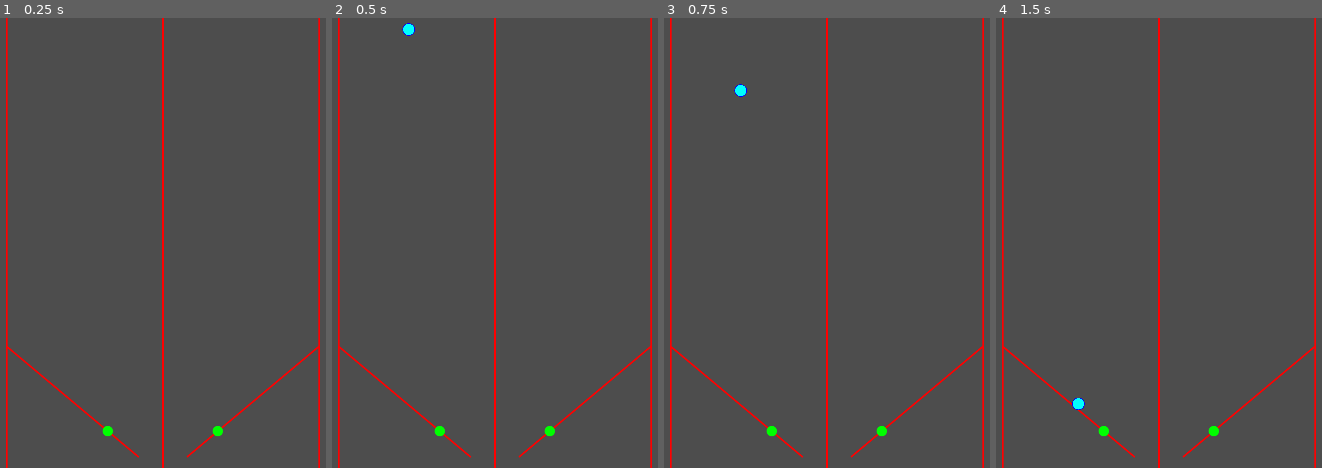
Above: before the commit, frames 1-4 (left to right).
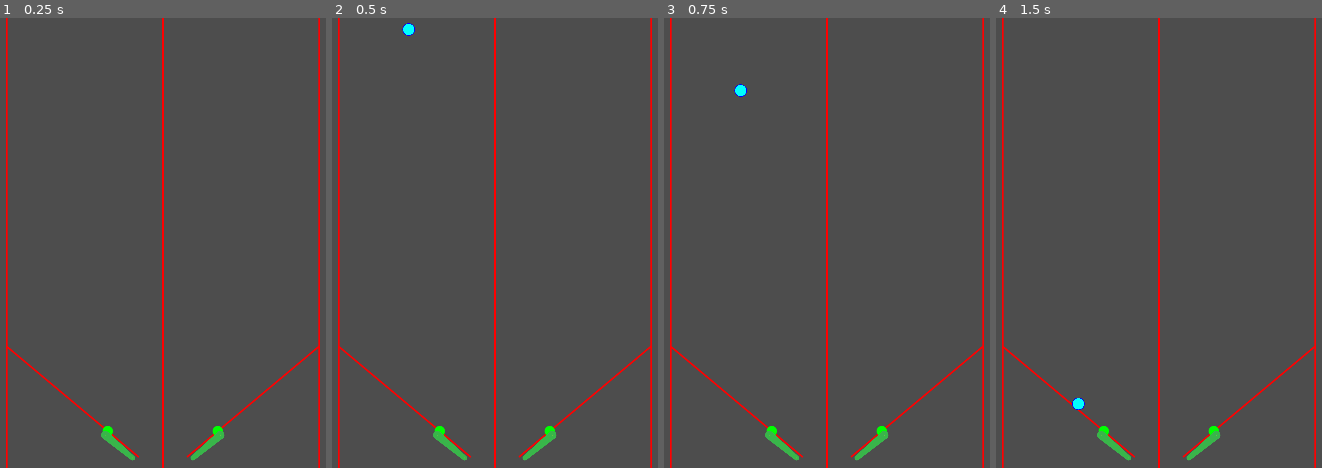
Above: after the commit, the same moments.

Repository: cxhuy/ptd
Game: Godot game, scene res://scenes/game.tscn
Same seed, same stepped clock (60 frames per second), same inputs: the game is played once before the commit and once after it.
Inputs:
- Up to frame 1 (0.25 s): no input
- Up to frame 2 (0.5 s): no input
- Up to frame 3 (0.75 s): no input
- Up to frame 4 (1.5 s): no input

The runs differ from the first frame. In frame 1, 0.4% of the frame differs, in the area x 30-70%, y 91-99%; in frame 2, 0.4%; in frame 3, 0.4%; in frame 4, 0.4%.

Commit message:
feat: add flippers to game scene

Diff:
--- a/scenes/game.tscn
+++ b/scenes/game.tscn
@@ -1,7 +1,9 @@
-[gd_scene load_steps=5 format=3 uid="uid://b4thv8xq7r6q"]
+[gd_scene load_steps=7 format=3 uid="uid://b4thv8xq7r6q"]
 
 [ext_resource type="Texture2D" uid="uid://bf7ls4k68i8td" path="res://sprites/walls.svg" id="1_cy8yf"]
 [ext_resource type="PackedScene" uid="uid://domq6x0q4mfk1" path="res://scenes/ball.tscn" id="2_nc3n3"]
+[ext_resource type="PackedScene" uid="uid://d23liiq5o3xd" path="res://scenes/rightFlipper.tscn" id="3_mdsrv"]
+[ext_resource type="PackedScene" uid="uid://bhfj71qo8alo3" path="res://scenes/leftFlipper.tscn" id="3_mqu62"]
 
 [sub_resource type="RectangleShape2D" id="RectangleShape2D_pyenq"]
 size = Vector2(100, 1080)
@@ -34,3 +36,11 @@
 
 [node name="Ball" parent="." instance=ExtResource("2_nc3n3")]
 position = Vector2(753, -89)
+
+[node name="LeftFlipper" parent="." instance=ExtResource("3_mqu62")]
+position = Vector2(821.5, 1001)
+rotation = 3.83972
+
+[node name="RightFlipper" parent="." instance=ExtResource("3_mdsrv")]
+position = Vector2(1097.5, 1001)
+rotation = -0.698132
